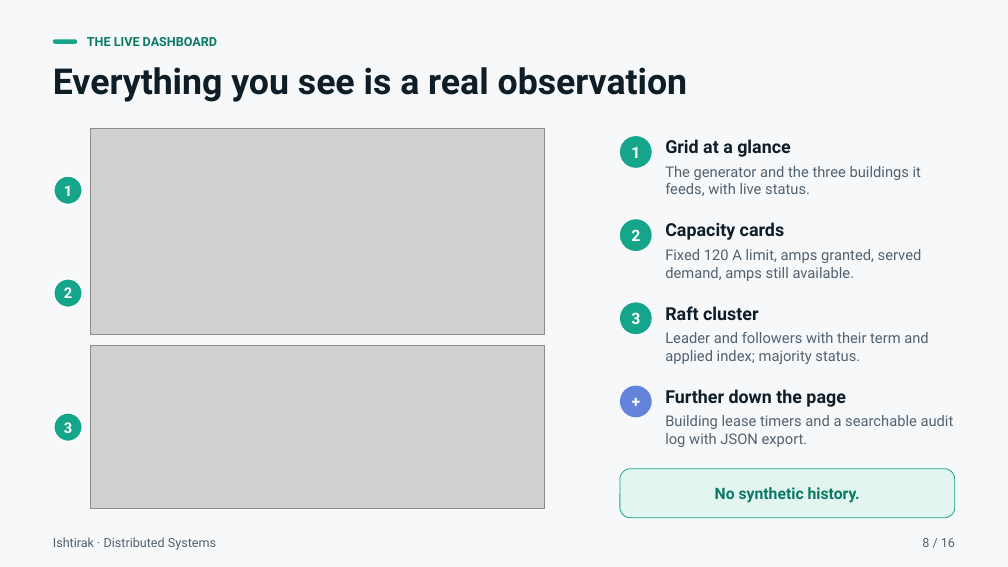
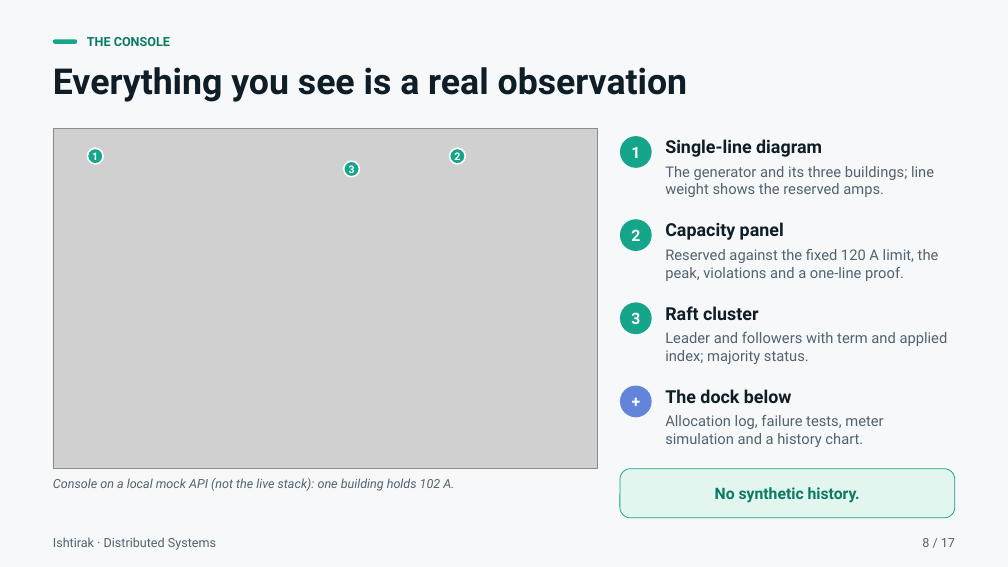
Before and after one commit to Roy-r2004/Ishtirak, a slide deck: slide 8 of docs/Ishtirak_Presentation.pptx. Drawn at 1008x567 pixels with LibreOffice and Linux fonts; fonts in the diff are those of the drawing; grey boxes stand for pictures. Boxes give left, top, right and bottom in pixels: in the first picture for what was removed or moved away, otherwise in the second. Text is boxed around its words. In the diff, an @@ line names an element or a change of style, - is before the commit and + after.

```diff
--- a/docs/Ishtirak_Presentation.pptx
+++ b/docs/Ishtirak_Presentation.pptx
@@ text at [87,37,170,46]: text changed @@
-THE LIVE DASHBOARD
+THE CONSOLE
@@ picture: place and size @@
-picture at [91,129,544,334]
+picture at [53,129,597,469]
@@ ellipse "1": place and size @@
-ellipse "1" at [54,176,82,205]
+ellipse "1" at [88,148,104,164]
@@ ellipse "2": place and size @@
-ellipse "2" at [54,279,82,308]
+ellipse "2" at [450,148,466,164]
@@ text at [665,139,822,157]: text changed @@
-Grid at a glance
+Single-line diagram
@@ size 14 to 10 pt in 3 elements at [88,148,104,164], [450,148,466,164], [344,161,360,177] @@
@@ ellipse "3": place and size @@
-ellipse "3" at [54,413,82,442]
+ellipse "3" at [344,161,360,177]
@@ text at [665,166,934,197]: text changed @@
-The generator and the three buildings it feeds, with live status.
+The generator and its three buildings; line weight shows the reserved amps.
@@ text at [665,222,784,240]: text changed @@
-Capacity cards
+Capacity panel
@@ text at [665,249,939,281]: text changed @@
-Fixed 120 A limit, amps granted, served demand, amps still available.
+Reserved against the fixed 120 A limit, the peak, violations and a one-line proof.
@@ picture removed at [91,346,544,509] @@
@@ text at [665,332,948,364]: text changed @@
-Leader and followers with their term and applied index; majority status.
+Leader and followers with term and applied index; majority status.
@@ text at [665,389,792,403]: text changed @@
-Further down the page
+The dock below
@@ text at [665,415,883,447]: text changed @@
-Building lease timers and a searchable audit log with JSON export.
+Allocation log, failure tests, meter simulation and a history chart.
@@ text added at [53,478,454,491], 12 pt, text #52626F, italic @@
+Console on a local mock API (not the live stack): one building holds 102 A.
@@ text at [922,538,955,547]: text changed @@
-8 / 16
+8 / 17
```
Also in this commit, not shown: 14 other slides changed, 1 slide added, 2 other files.
